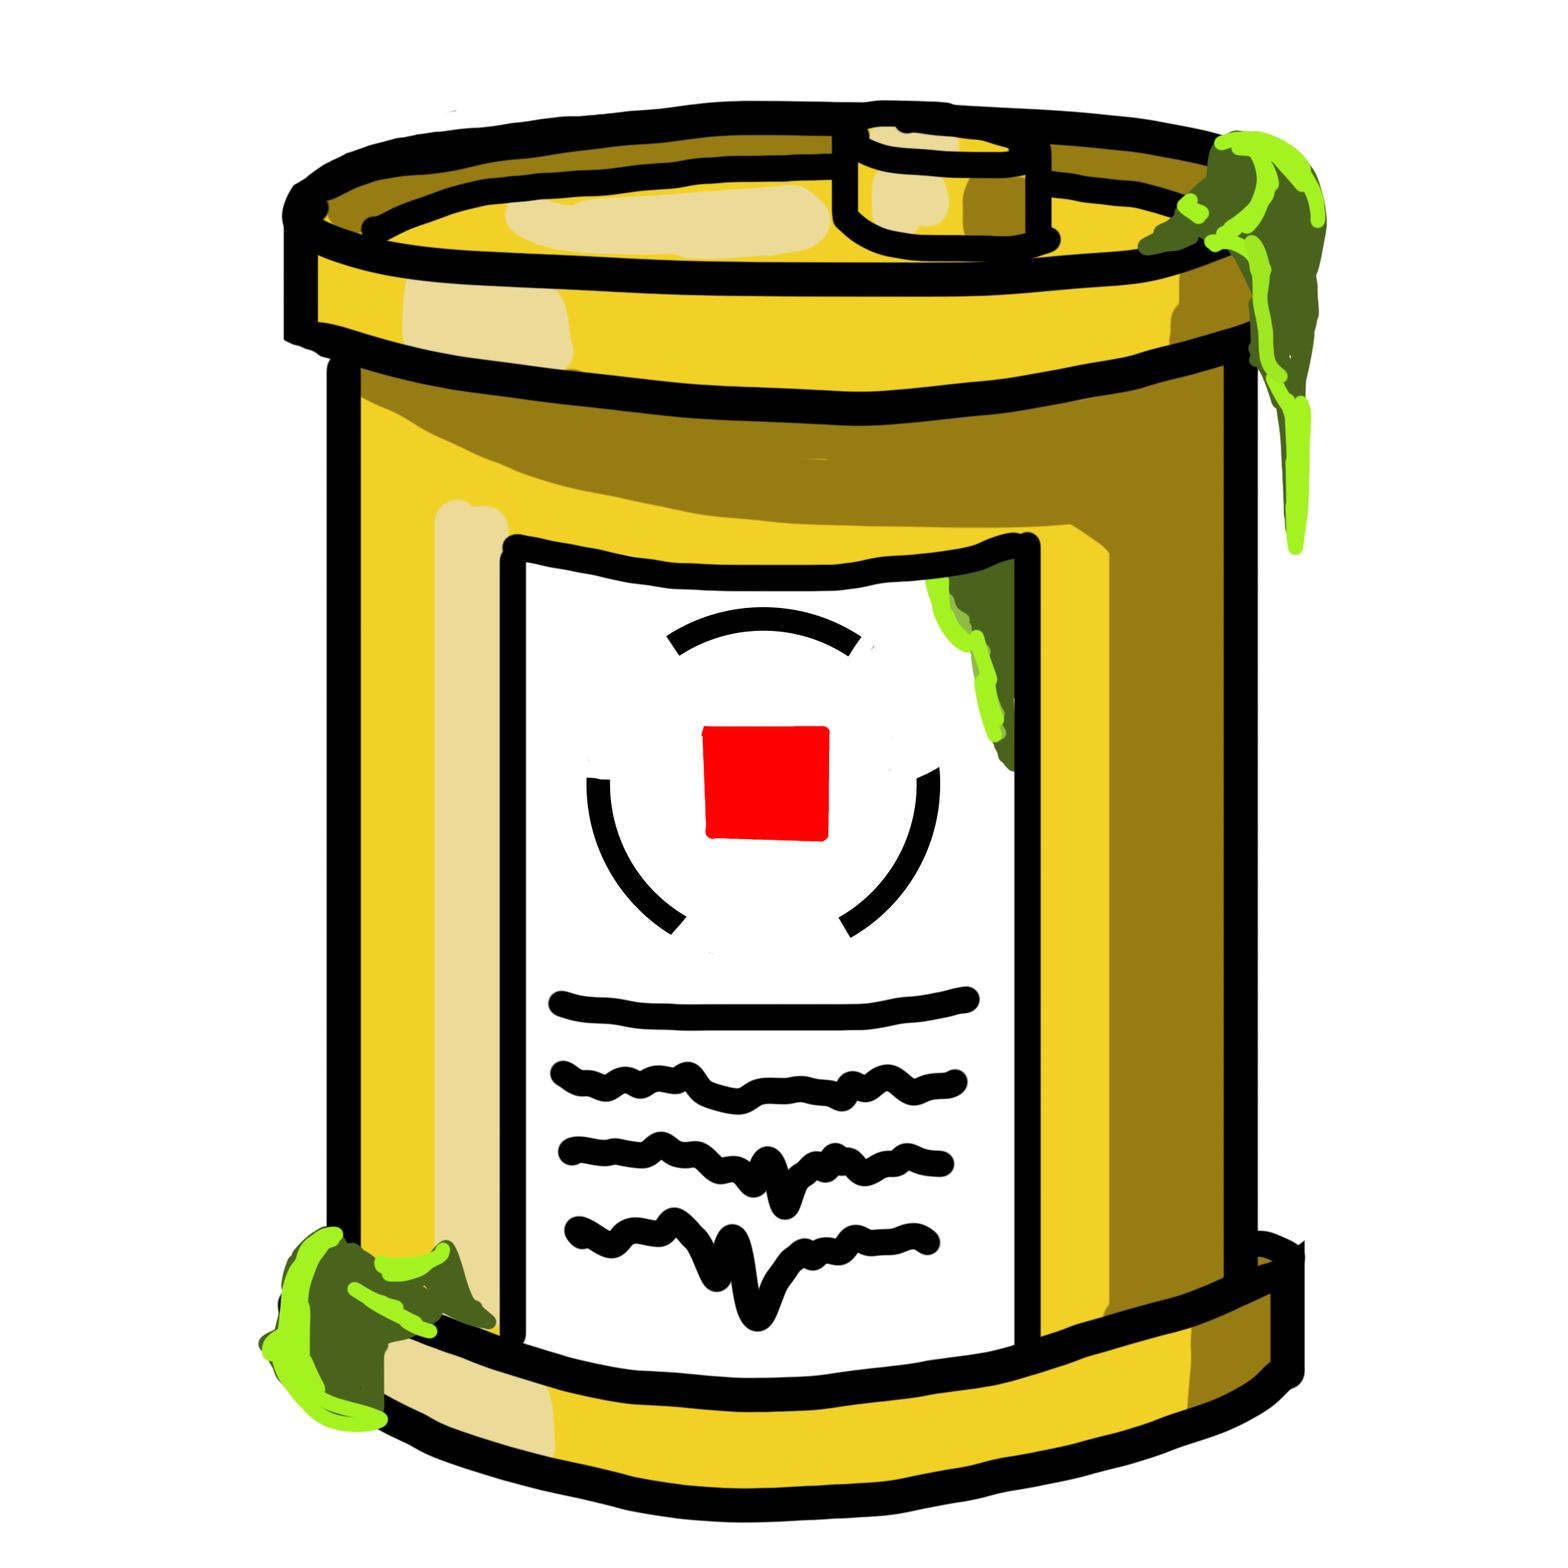
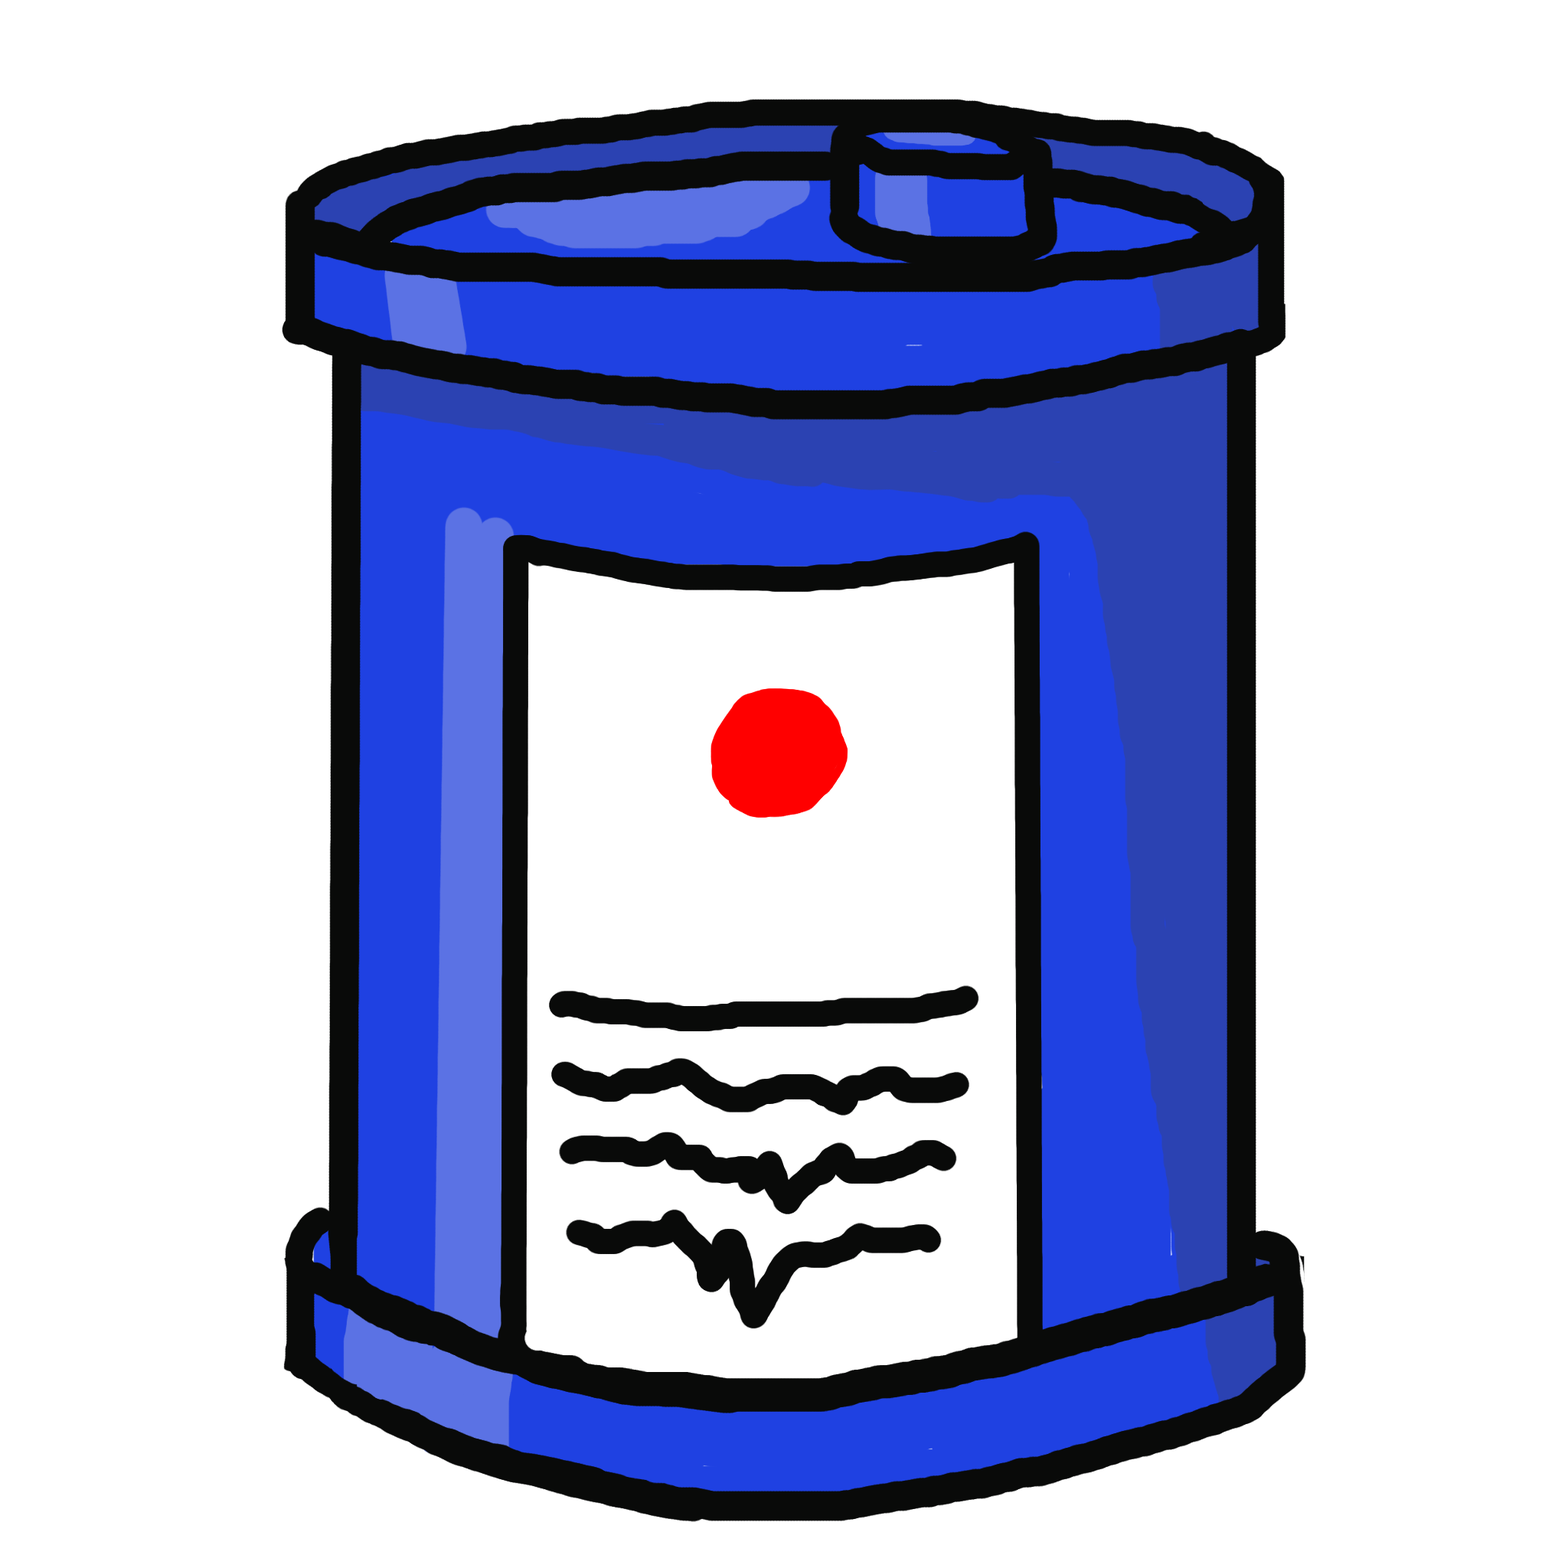
Layer changes from the first 1568 × 1568 image to the second:
showed "Circle", painted on it over [710, 688, 848, 818]
hid "Square" over [700, 725, 830, 843]
added layer "Outline Barrel" above "Shadows" over [281, 98, 1307, 1523]
added layer "Shadows" above "Highlight" over [306, 121, 1291, 1425]
added layer "Highlight" above "Color B" over [343, 117, 977, 1467]
added layer "Color B" above "Red" over [288, 121, 1290, 1506]
hid "T_Barrle.png" over [257, 99, 1328, 1524]